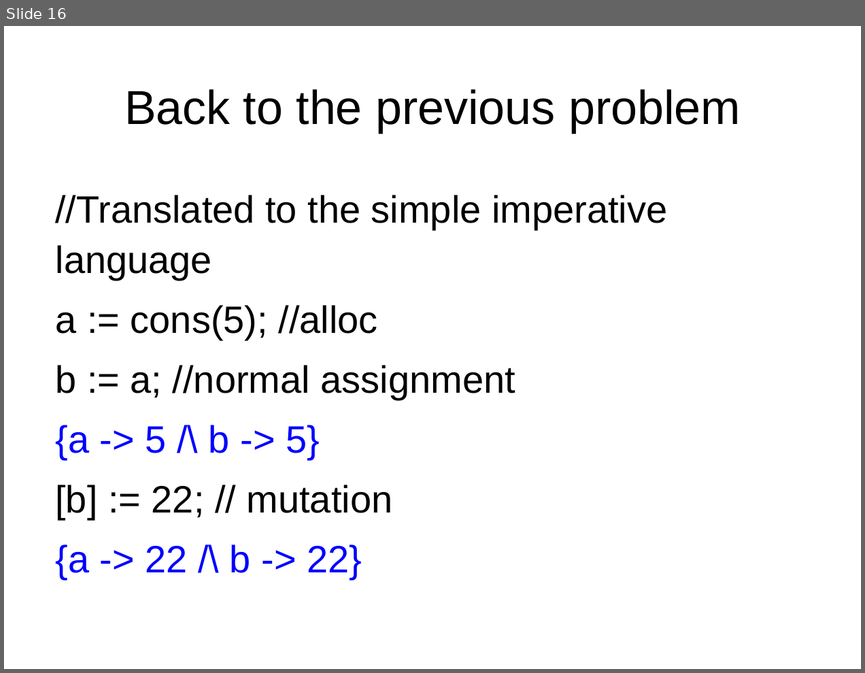
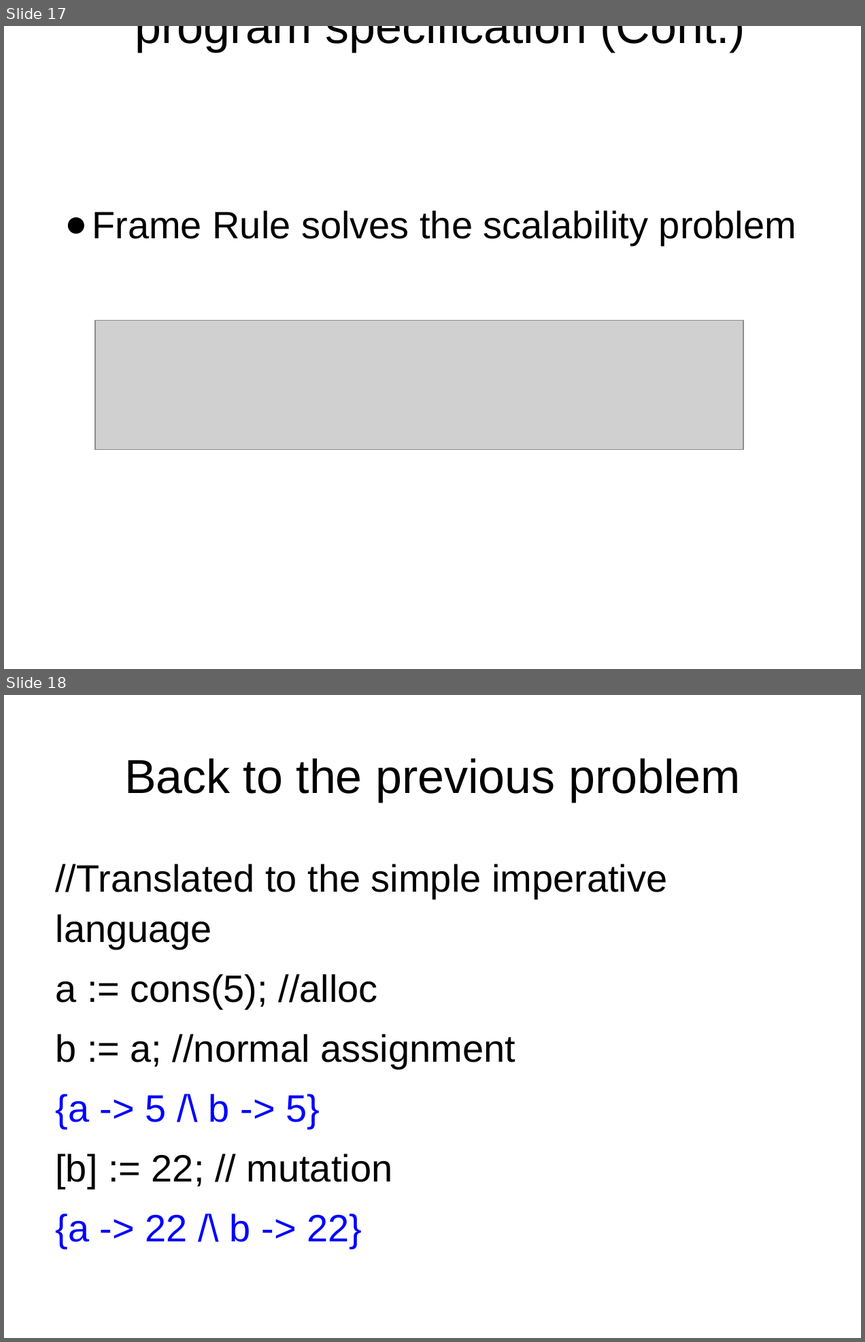
Before and after one commit to xiaohe27/Papers4Courses, a slide deck: FM/presentations/Overview of Separation Logic.ppt. Shown one above the other, each under a label of ours: slide 16 before the commit, slides 17 and 18 after it. The pictures are 865x673 and 865x1342 pixels, drawn with LibreOffice and Linux fonts; fonts in the diff are those of the drawing; grey boxes stand for pictures. Boxes give left, top, right and bottom in pixels: in the first picture for what was removed or moved away, otherwise in the second. Text is boxed around its words. In the diff, an @@ line names an element or a change of style, - is before the commit and + after.

```diff
--- a/FM/presentations/Overview of Separation Logic.ppt
+++ b/FM/presentations/Overview of Separation Logic.ppt
@@ slide 17 added at (4, 26, 861, 669), background #FFFFFF @@
@@ title added at (135, 26, 746, 52), 40 pt, text #000000 @@
+program specification (Cont.)
@@ text added at (92, 210, 796, 246), 32 pt, text #000000 @@
+● Frame Rule solves the scalability problem
@@ picture added at (95, 320, 742, 449) @@
@@ what was slide 16 is now slide 18 @@
```
Also in this commit, not shown: 1 slide changed, 5 other slides added, 1 slide removed, 1 other file.
